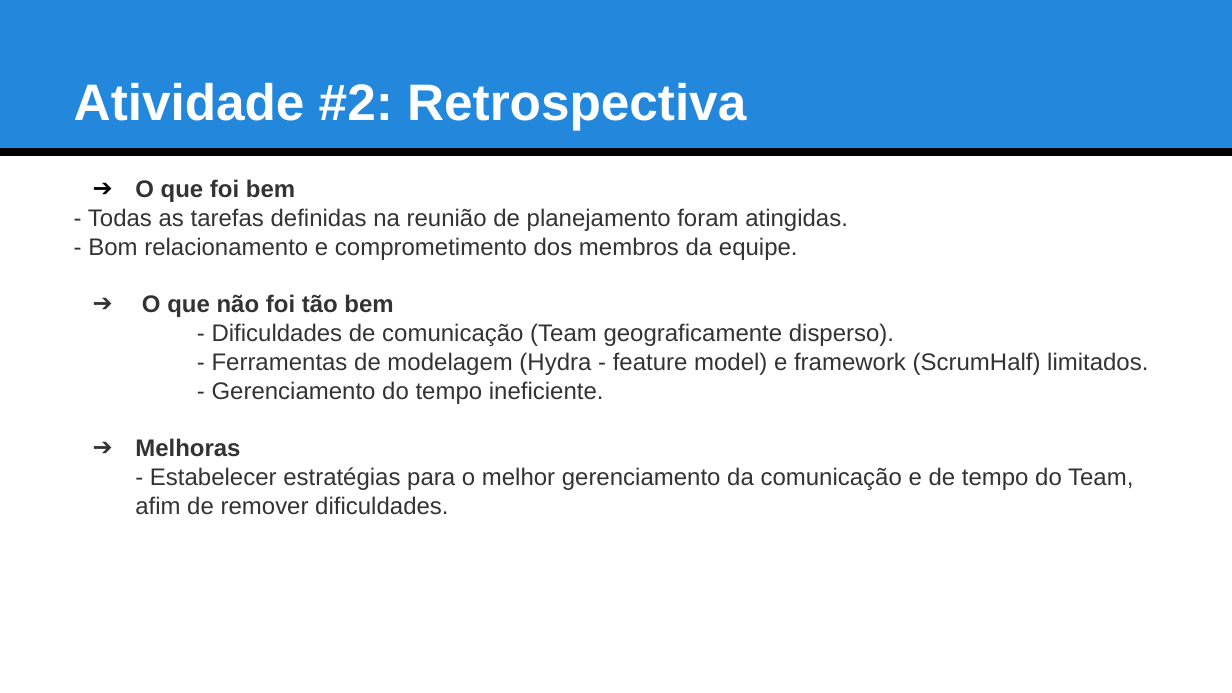
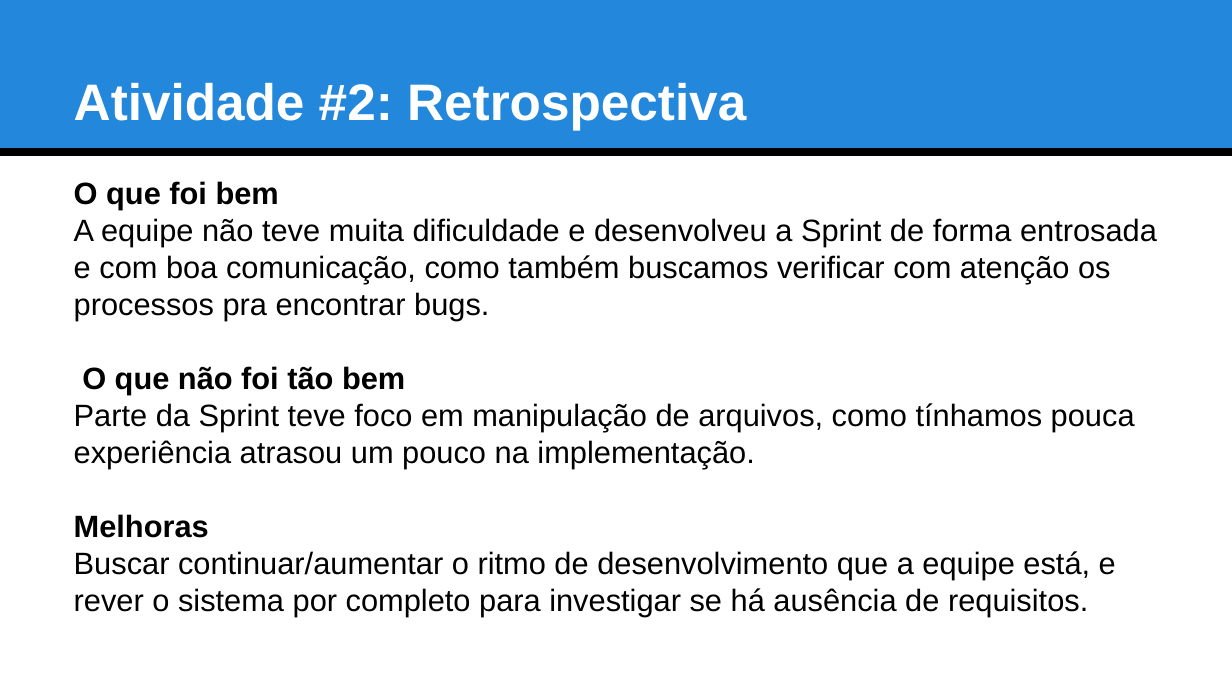
Before and after one commit to ufrpe-uast/adocao, a slide deck: slide 8 of Sprint-7/Artefatos_Sprint7.pptx (slide 6 before the commit). Drawn at 1232x693 pixels with LibreOffice and Linux fonts; fonts in the diff are those of the drawing. Boxes give left, top, right and bottom in pixels: in the first picture for what was removed or moved away, otherwise in the second. Text is boxed around its words. In the diff, an @@ line names an element or a change of style, - is before the commit and + after.

Commit message:
Finalização Sprint 7

```diff
--- a/Sprint-7/Artefatos_Sprint7.pptx
+++ b/Sprint-7/Artefatos_Sprint7.pptx
@@ text at box(74, 181, 405, 538): size 14 to 18 pt, text colour #333333 to #000000 in "O que foi bem", "O que não foi tão bem", "Melhoras"; bullet ➔ to none @@
@@ text at box(74, 218, 1157, 321): text changed; size 14 to 18 pt; text colour #333333 to #000000 @@
-- Todas as tarefas definidas na reunião de planejamento foram atingidas.
-- Bom relacionamento e comprometimento dos membros da equipe.
+A equipe não teve muita dificuldade e desenvolveu a Sprint de forma entrosada e com boa comunicação, como também buscamos verificar com atenção os processos pra encontrar bugs.
@@ text at box(74, 403, 1135, 469): text changed; size 14 to 18 pt; text colour #333333 to #000000 @@
-- Dificuldades de comunicação (Team geograficamente disperso).
-- Ferramentas de modelagem (Hydra - feature model) e framework (ScrumHalf) limitados.
-- Gerenciamento do tempo ineficiente.
+Parte da Sprint teve foco em manipulação de arquivos, como tínhamos pouca experiência atrasou um pouco na implementação.
@@ text at box(74, 551, 1116, 616): text changed; size 14 to 18 pt; text colour #333333 to #000000 @@
-- Estabelecer estratégias para o melhor gerenciamento da comunicação e de tempo do Team, afim de remover dificuldades.
+Buscar continuar/aumentar o ritmo de desenvolvimento que a equipe está, e rever o sistema por completo para investigar se há ausência de requisitos.
```
Also in this commit, not shown: 3 other slides changed, 3 slides added, 1 slide removed, 51 other files.
